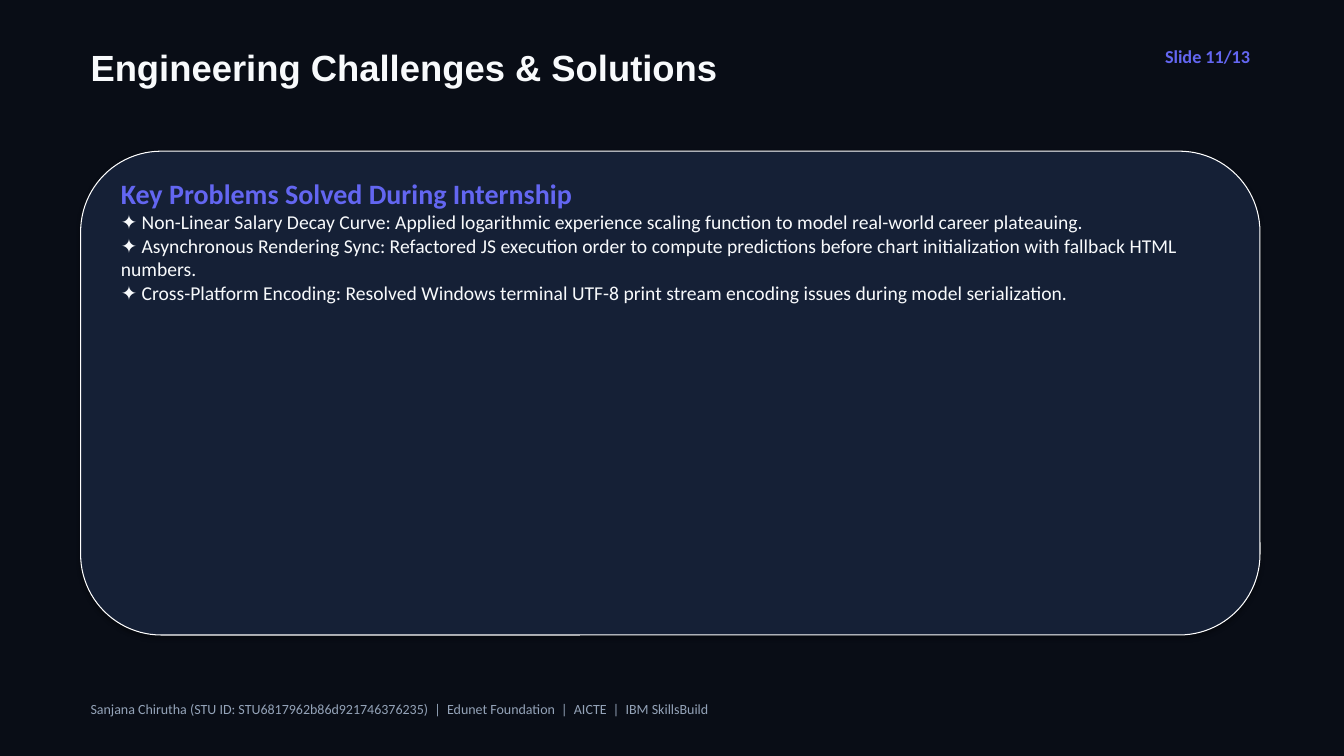
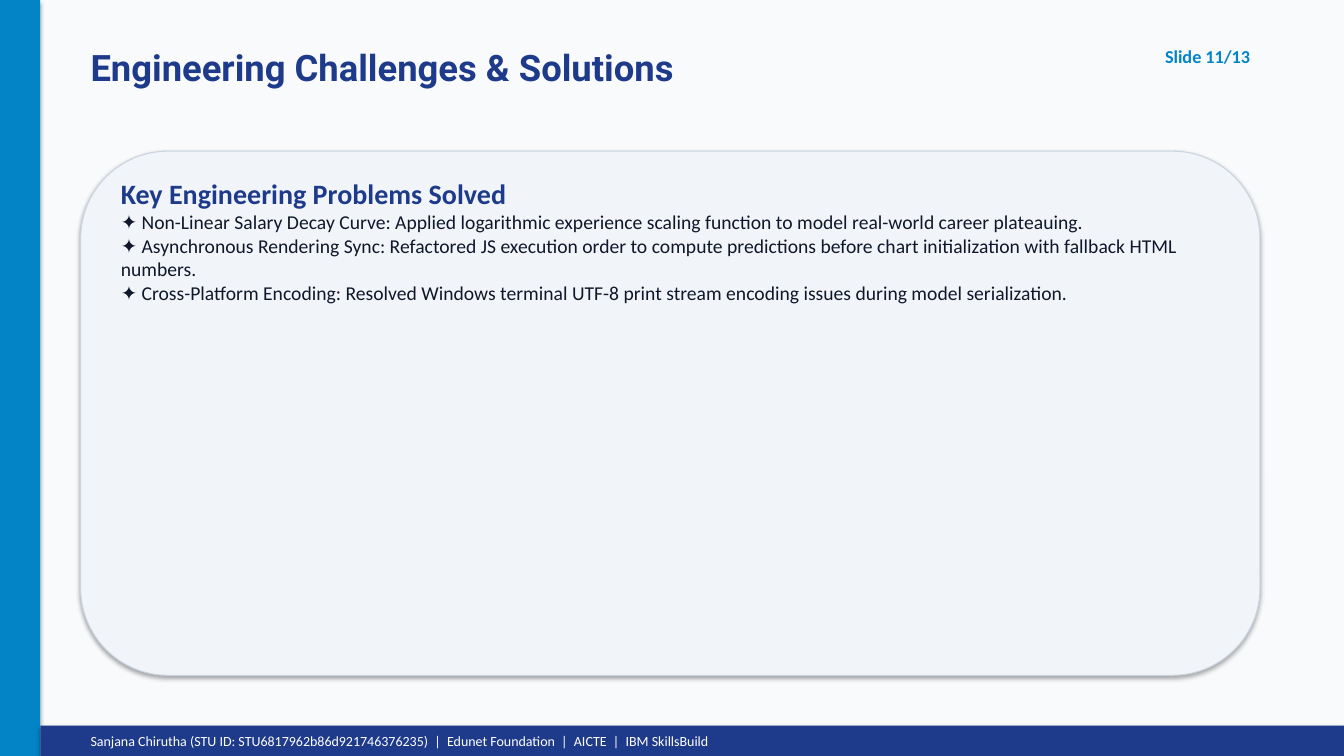
Before and after one commit to Sanjana-Chirutha/Employee-Earnings-Calculator, a slide deck: slide 11 of Employee_Earnings_Calculator_Presentation.pptx. Drawn at 1344x756 pixels with LibreOffice and Linux fonts; fonts in the diff are those of the drawing. Boxes give left, top, right and bottom in pixels: in the first picture for what was removed or moved away, otherwise in the second. Text is boxed around its words. In the diff, an @@ line names an element or a change of style, - is before the commit and + after.

Commit message:
Add official AICTE Edunet Internship Report PDF and updated PowerPoint presentation matching reference certificate theme

```diff
--- a/Employee_Earnings_Calculator_Presentation.pptx
+++ b/Employee_Earnings_Calculator_Presentation.pptx
@@ rectangle at bbox=[0, 0, 1344, 756]: fill #090D16 to #F8FAFC @@
@@ rectangle added at bbox=[0, 0, 40, 756], fill #0284C7 @@
@@ text "Engineering Challenges & Solutions" at bbox=[91, 53, 674, 89]: font Arial to Roboto, text colour #F8FAFC to #1E3A8A @@
@@ text "Slide 11/13" at bbox=[1165, 50, 1250, 64]: text colour #6366F1 to #0284C7 @@
@@ rounded rectangle: place and size @@
-rounded rectangle at bbox=[81, 151, 1260, 635]
+rounded rectangle at bbox=[81, 151, 1260, 676]
@@ rounded rectangle at bbox=[81, 151, 1260, 676]: fill #152036 to #F1F5F9; outline #FFFFFF 0.75 pt to #CBD5E1 0.75 pt @@
@@ text at bbox=[121, 184, 506, 209]: text changed; text colour #6366F1 to #1E3A8A @@
-Key Problems Solved During Internship
+Key Engineering Problems Solved
@@ text at bbox=[121, 215, 1177, 304]: text colour #F8FAFC to #0F172A @@
@@ rectangle added at bbox=[40, 726, 1344, 756], fill #1E3A8A @@
@@ text "Sanjana Chirutha (STU ID: STU6817962b86d921746376235) ...": place and size @@
-text "Sanjana Chirutha (STU ID: STU6817962b86d921746376235) ..." at bbox=[91, 704, 708, 717]
+text "Sanjana Chirutha (STU ID: STU6817962b86d921746376235) ..." at bbox=[91, 736, 708, 749]
@@ text "Sanjana Chirutha (STU ID: STU6817962b86d921746376235) ..." at bbox=[91, 736, 708, 749]: text colour #94A3B8 to #FFFFFF @@
```
Also in this commit, not shown: 12 other slides changed, 3 other files.
